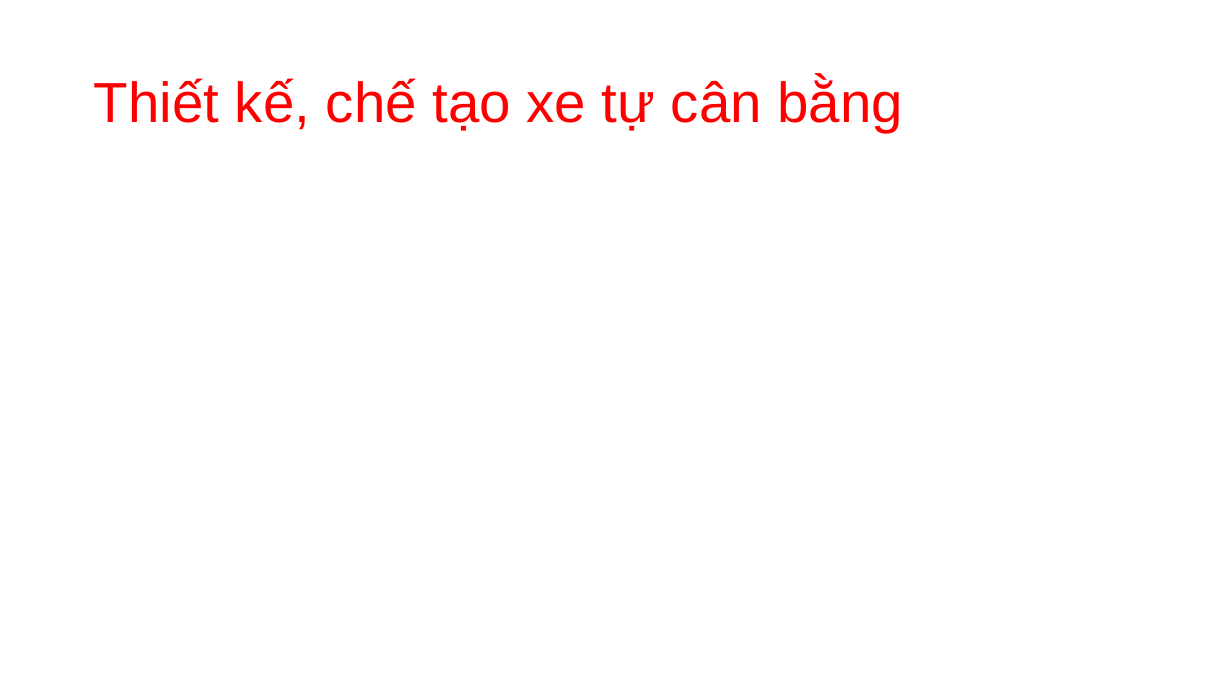
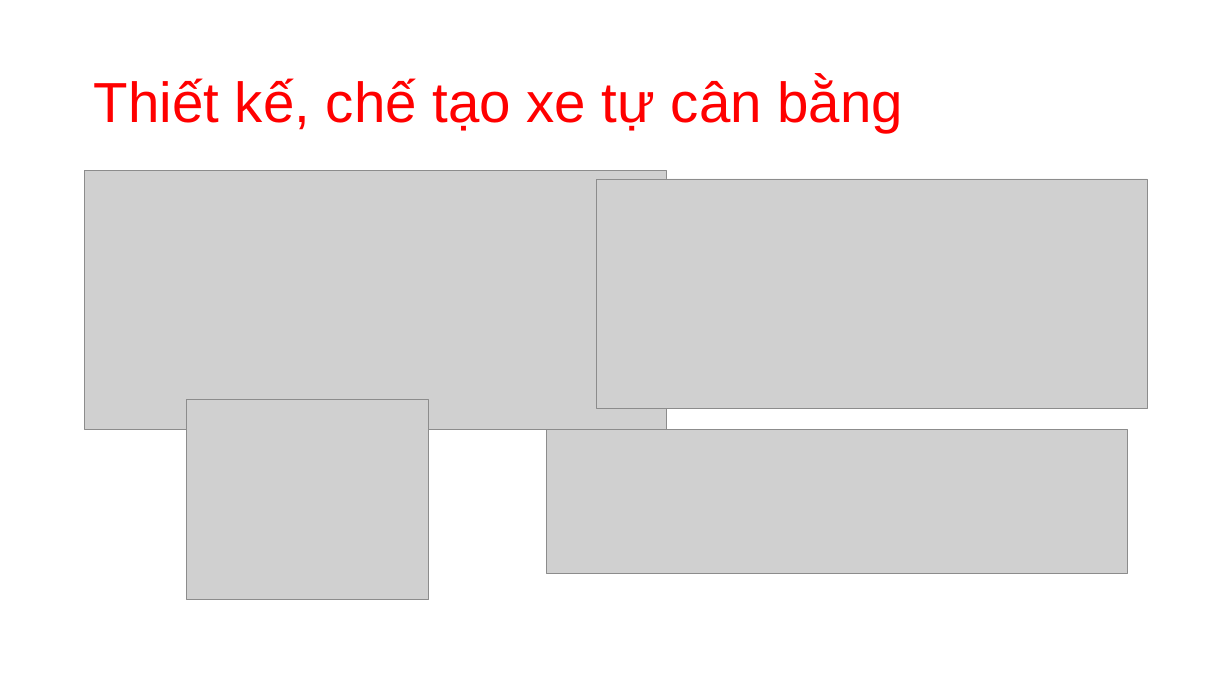
Before and after one commit to thanh-pt/GraduationThesis, a slide deck: slide 14 of Slide/GraduationThesisSlide.pptx (slide 12 before the commit). Drawn at 1232x693 pixels with LibreOffice and Linux fonts; fonts in the diff are those of the drawing; grey boxes stand for pictures. Boxes give left, top, right and bottom in pixels: in the first picture for what was removed or moved away, otherwise in the second. Text is boxed around its words. In the diff, an @@ line names an element or a change of style, - is before the commit and + after.

```diff
--- a/Slide/GraduationThesisSlide.pptx
+++ b/Slide/GraduationThesisSlide.pptx
@@ picture added at bbox=[85, 171, 667, 430] @@
@@ picture added at bbox=[597, 179, 1148, 409] @@
@@ picture added at bbox=[187, 400, 430, 600] @@
@@ picture added at bbox=[546, 430, 1128, 573] @@
```
Also in this commit, not shown: 1 other slide changed, 8 slides added.
